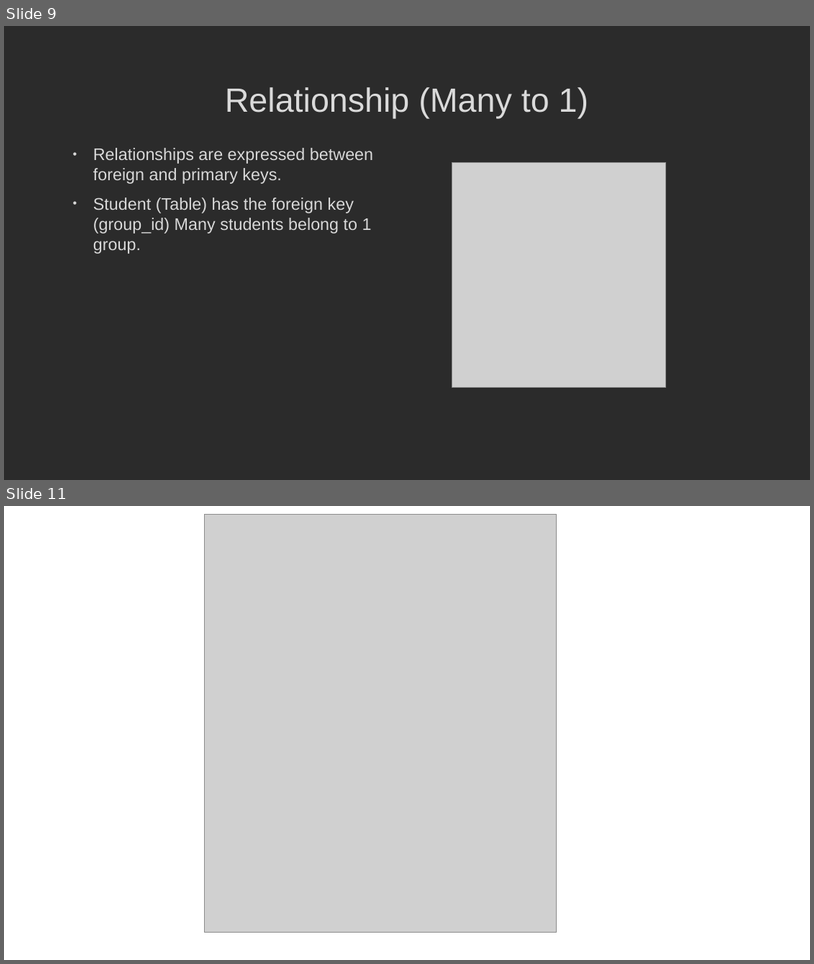
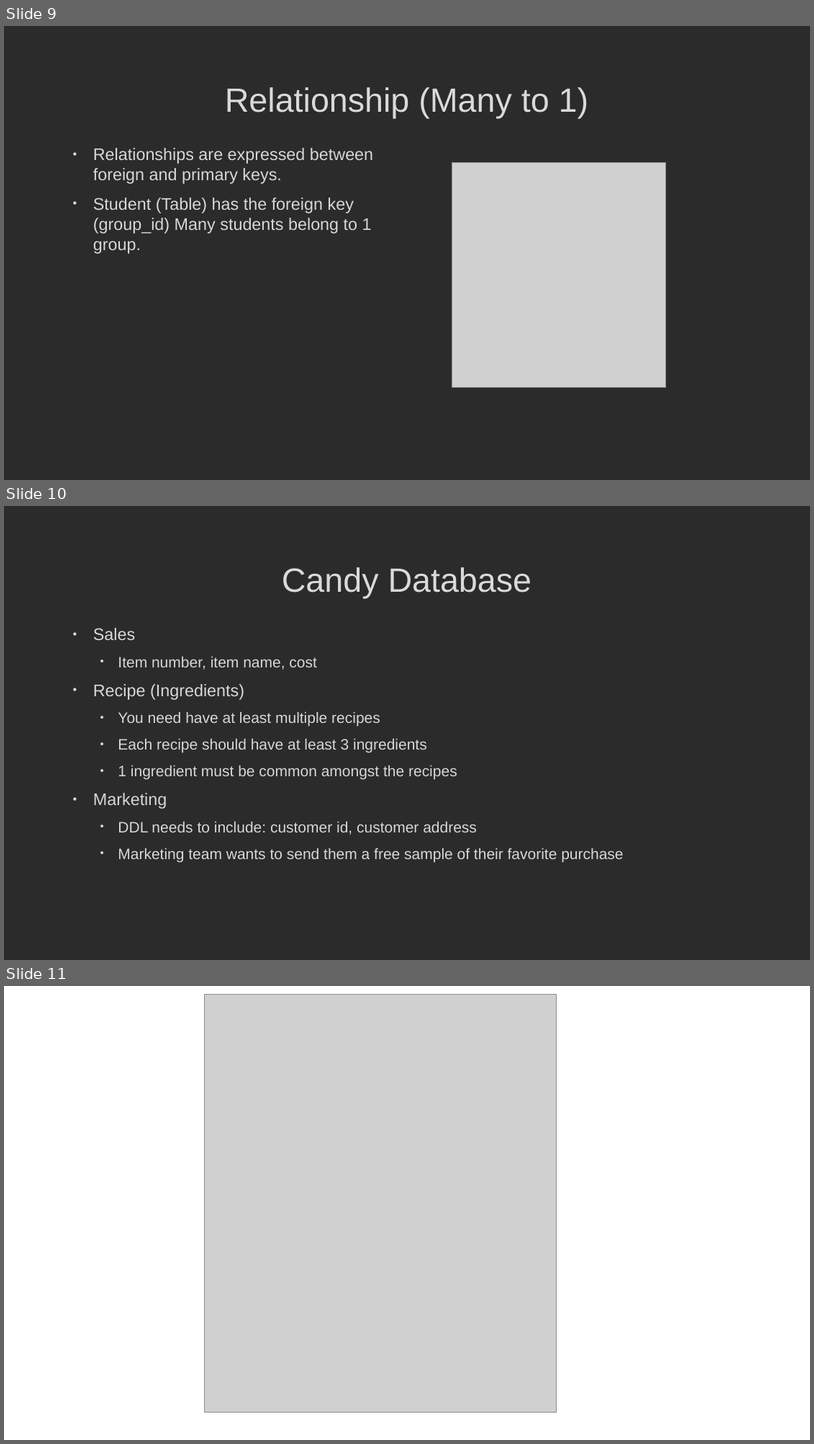
Before and after one commit to MGIS-UMN/GIS5577_week7, a slide deck: Entity_Relationship_Diagram.odp. Shown one above the other, each under a label of ours: slides 9 and 11 before the commit, slides 9, 10 and 11 after it; the slides between them are not shown. The pictures are 814x964 and 814x1444 pixels, drawn with LibreOffice and Linux fonts; fonts in the diff are those of the drawing; grey boxes stand for pictures; background and template pictures are left out; a plain dark background stands for a picture behind light text. Boxes give left, top, right and bottom in pixels: in the first picture for what was removed or moved away, otherwise in the second. Text is boxed around its words. In the diff, an @@ line names an element or a change of style, - is before the commit and + after.

```diff
--- a/Entity_Relationship_Diagram.odp
+++ b/Entity_Relationship_Diagram.odp
@@ slide 10 added at [4,506,810,960], background picture (left out) @@
@@ title added at [282,567,532,598], 40 pt, text #DADADA @@
+Candy Database
@@ text added at [93,628,623,862], 18 pt, text #DADADA @@
+• Sales
+  • Item number, item name, cost
+• Recipe (Ingredients)
+  • You need have at least multiple recipes
+  • Each recipe should have at least 3 ingredients
+  • 1 ingredient must be common amongst the recipes
+• Marketing
+  • DDL needs to include: customer id, customer address
+  • Marketing team wants to send them a free sample of their favorite purchase
```
Also in this commit, not shown: 3 slides changed, 1 slide removed.
